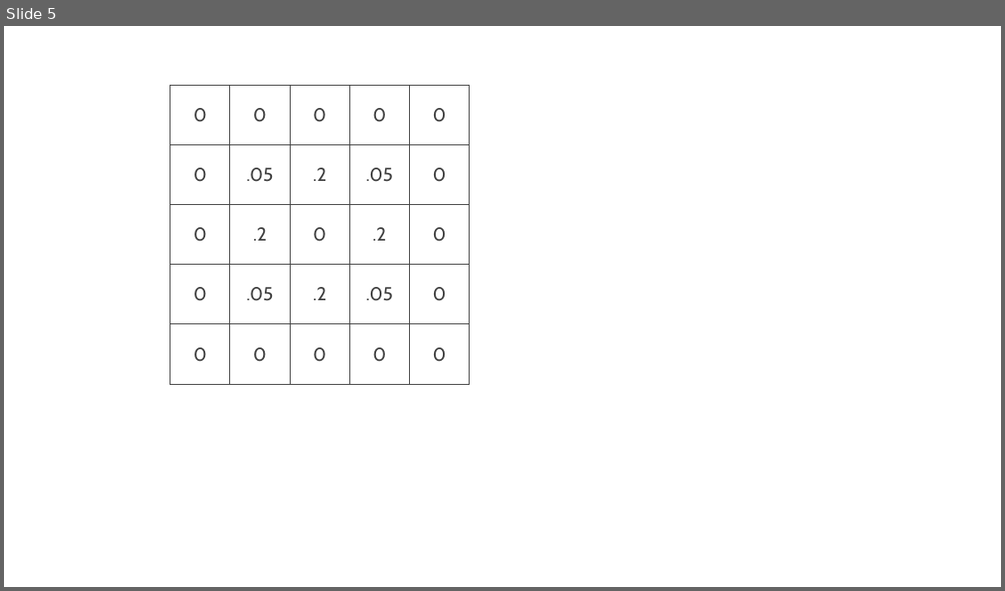
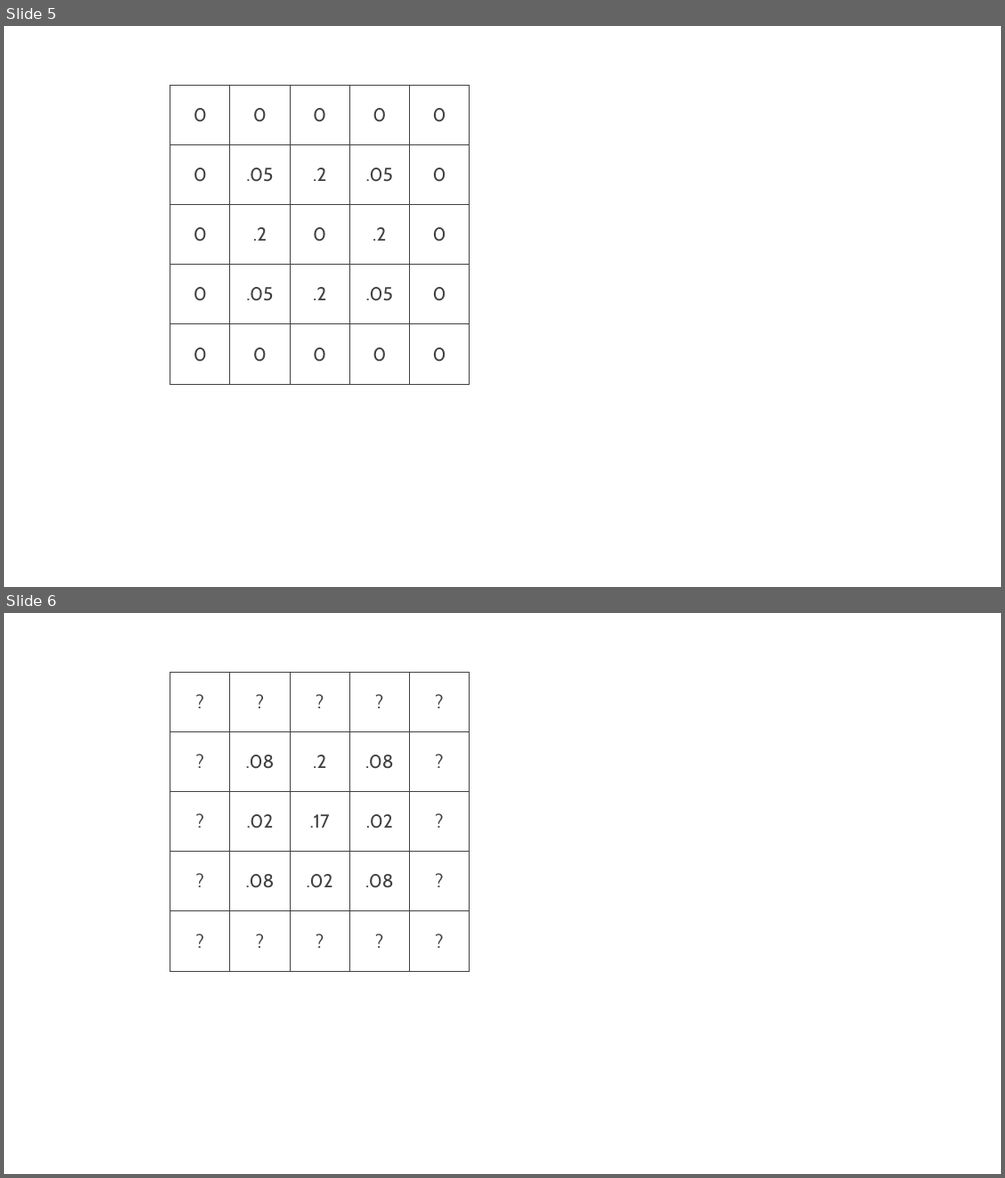
Before and after one commit to PurpleAvatar/multiscale_biological_modeling, a slide deck: figures/MMBS Figures.pptx. Shown one above the other, each under a label of ours: slide 5 before the commit, slides 5 and 6 after it. The pictures are 1005x591 and 1005x1178 pixels, drawn with LibreOffice and Linux fonts; fonts in the diff are those of the drawing. Boxes give left, top, right and bottom in pixels: in the first picture for what was removed or moved away, otherwise in the second. Text is boxed around its words. In the diff, an @@ line names an element or a change of style, - is before the commit and + after.

```diff
--- a/figures/MMBS Figures.pptx
+++ b/figures/MMBS Figures.pptx
@@ slide 6 added at <box>4,613,1001,1174</box>, background #FFFFFF @@
@@ table added at <box>170,672,469,971</box>, 5 rows, 5 columns @@
+? | ? | ? | ? | ?
+? | .08 | .2 | .08 | ?
+? | .02 | .17 | .02 | ?
+? | .08 | .02 | .08 | ?
+? | ? | ? | ? | ?
```
Also in this commit, not shown: 2 other files.
